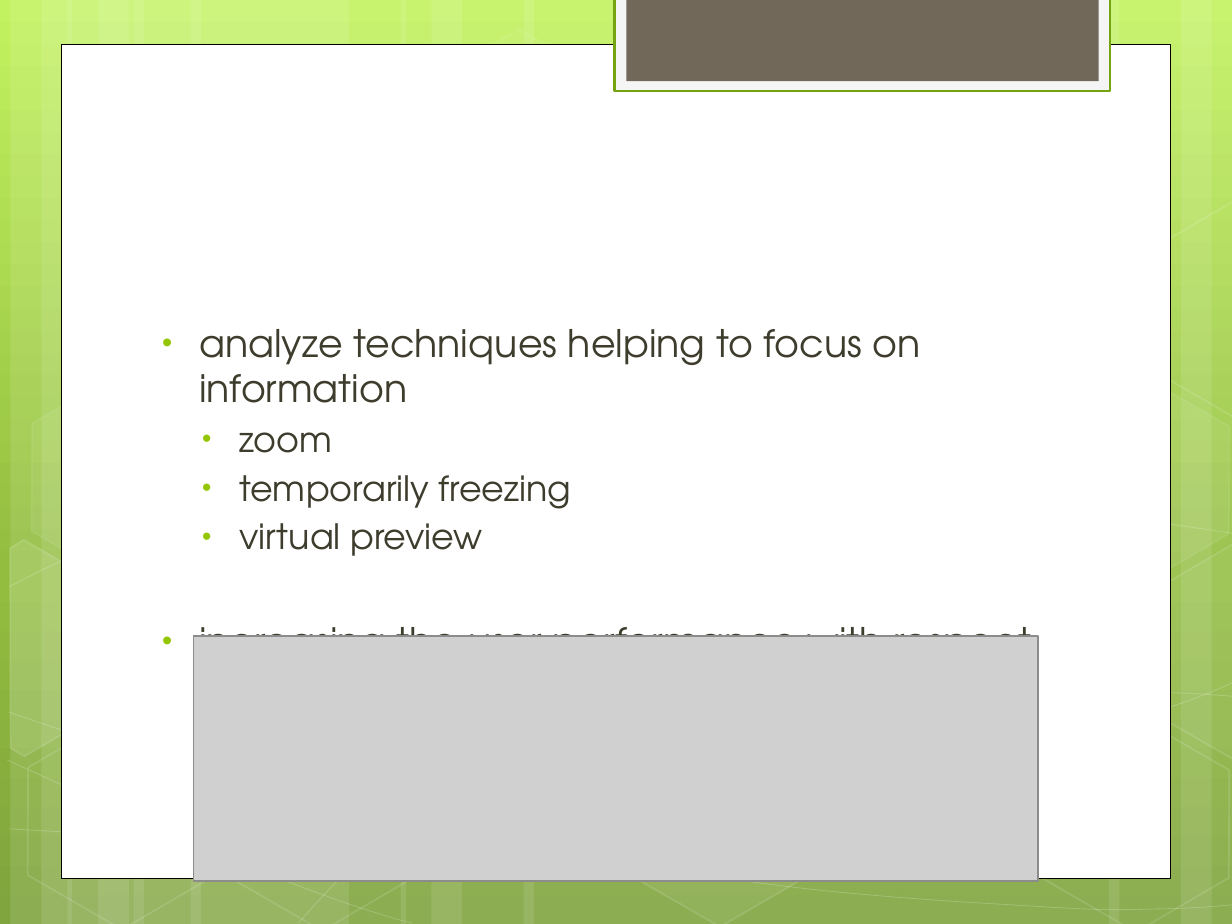
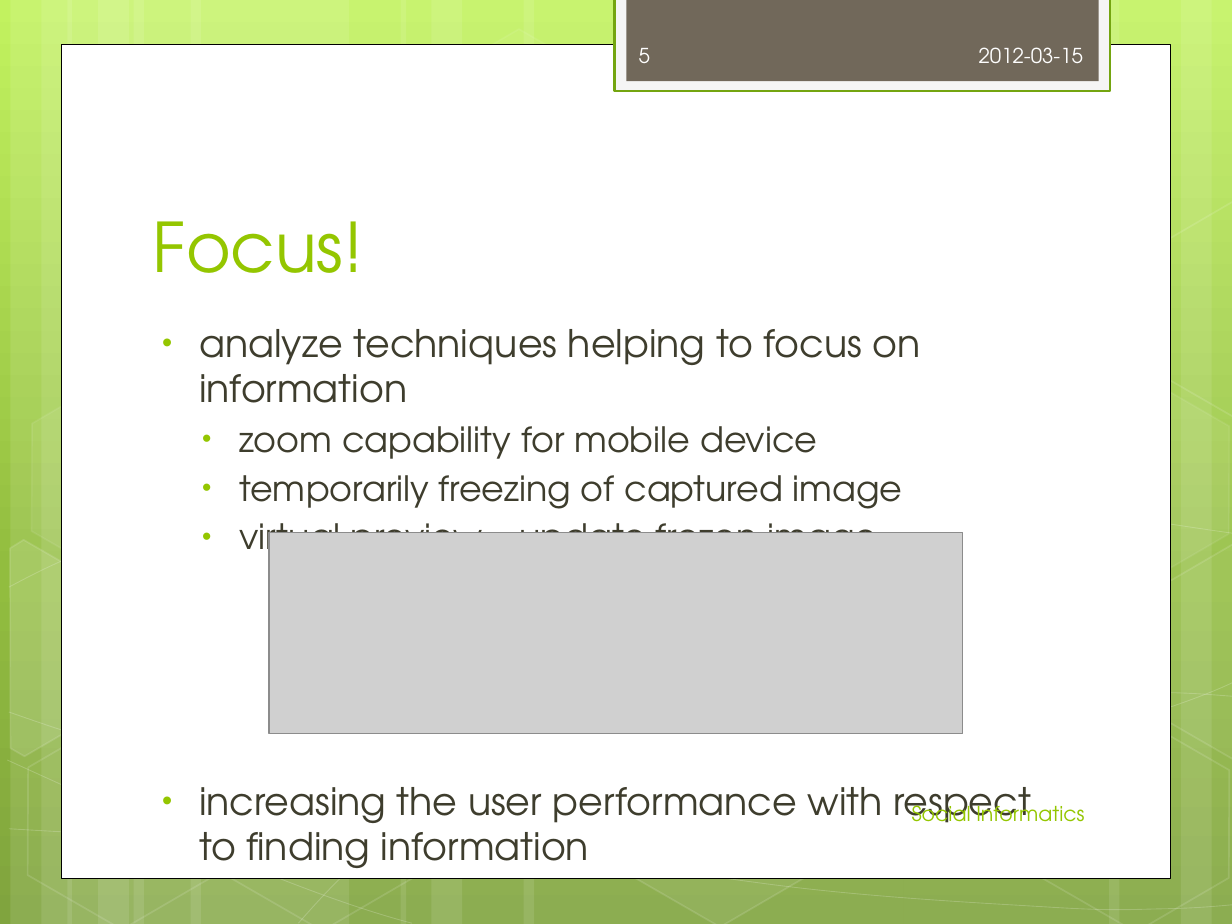
Before and after one commit to jrehwaldt/UT-12SS-Social-Informatics, a slide deck: slide 5 of 2012-03-12_Aleksandra Kurbatova_Jan Rehwaldt_Human-Computer Interaction.pptx. Drawn at 1232x924 pixels with LibreOffice and Linux fonts; fonts in the diff are those of the drawing; grey boxes stand for pictures. Boxes give left, top, right and bottom in pixels: in the first picture for what was removed or moved away, otherwise in the second. Text is boxed around its words. In the diff, an @@ line names an element or a change of style, - is before the commit and + after.

```diff
--- a/2012-03-12_Aleksandra Kurbatova_Jan Rehwaldt_Human-Computer Interaction.pptx
+++ b/2012-03-12_Aleksandra Kurbatova_Jan Rehwaldt_Human-Computer Interaction.pptx
@@ page number added at bbox=[639, 48, 650, 63], 12 pt, text #FEFEFE @@
+5
@@ text added at bbox=[979, 47, 1083, 63], 12 pt, text #FEFEFE @@
+2012-03-15
@@ title added at bbox=[153, 221, 363, 273], 40 pt, text #94C600 @@
+Focus!
@@ text at bbox=[239, 426, 903, 566]: text changed @@
-  • zoom
-  • temporarily freezing
-  • virtual preview
+  • zoom capability for mobile device
+  • temporarily freezing of captured image
+  • virtual preview – update frozen image
@@ picture: place and size @@
-picture at bbox=[193, 636, 1037, 881]
+picture at bbox=[269, 532, 962, 733]
@@ text added at bbox=[912, 799, 1084, 823], 12 pt, text #94C600 @@
+Social Informatics
```
Also in this commit, not shown: 4 other slides changed, 4 slides added, 2 slides removed.
